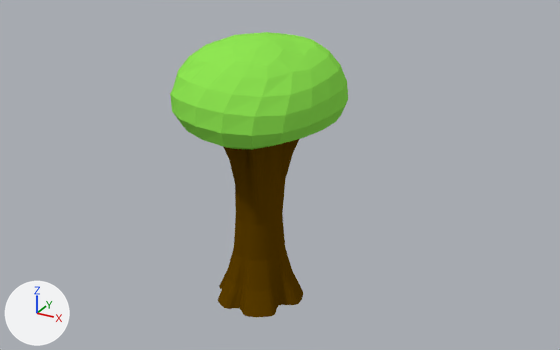
Two versions of the Blender file GlobalGameJam2019/Assets/Art/Models/Blend Files/Objects.blend, one commit apart.
Rendered twice from a camera (50 mm lens) standing at (7.73, -13.1, 7.13) and looking at (-0.46, 1.79, -0.32). The axes (+X, +Y, +Z) are drawn at lower left. The lights are the same throughout.

Objects in the first picture: 'Tree'.
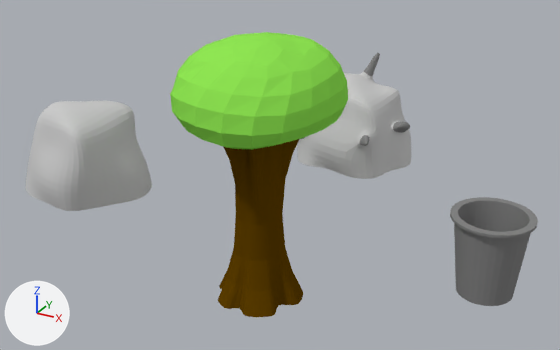
Pixel boxes [x1, y1, x2, y2] of what changed, in the pictures (560 x 350 px):
'Rock', added
    after: [25, 101, 152, 211]
'Ore', added
    after: [297, 53, 411, 179]
    faces in mat_rock (light grey #cbcbcb): [297, 72, 411, 179]
    faces in mat_metal (grey #848484): [301, 53, 410, 146]
'Trash', added
    after: [450, 197, 538, 306]

What changed in the scene script:
```text
Add mat_metal:
    mat_metal = diffuse_material('Metal')
    mat_metal.base_color = (0.232, 0.232, 0.232)  # grey #848484
Add mat_rock:
    mat_rock = diffuse_material('Rock')
    mat_rock.base_color = (0.598, 0.598, 0.598)  # light grey #cbcbcb
Add me_btrash_can:
    me_btrash_can.from_pydata(...)  # 288 vertices, 258 faces; spans x -0.78..0.78, y -0.91..0.71, z -0.79..0.77
    me_btrash_can.materials.append(mat_metal)  # grey #848484
Add me_rock:
    me_rock.from_pydata(...)  # 56 vertices, 54 faces; spans x -1.85..1.74, y -1.0..1.53, z -1.56..1.39
    me_rock.materials.append(mat_rock)  # light grey #cbcbcb
Add me_ore:
    me_ore.from_pydata(...)  # 92 vertices, 90 faces; spans x -1.94..1.74, y -1.0..1.94, z -1.54..1.79
    # faces by material slot: [65, 25]
    me_ore.materials.append(mat_rock)  # light grey #cbcbcb
    me_ore.materials.append(mat_metal)  # grey #848484
Add ob_trash:
    ob_trash = bpy.data.objects.new('Trash', me_btrash_can)
    ob_trash.location = (5.0, 0.0, 0.0)
    ob_trash.rotation_euler = (1.571, 0.0, 0.0)  # degrees (90, 0, 0)
Add ob_rock:
    ob_rock = bpy.data.objects.new('Rock', me_rock)
    ob_rock.location = (-5.0, 0.0, 0.0)
    ob_rock.rotation_euler = (1.571, 0.0, 0.0)  # degrees (90, 0, 0)
    _m = ob_rock.modifiers.new('Subsurf', 'SUBSURF')
Add ob_ore:
    ob_ore = bpy.data.objects.new('Ore', me_ore)
    ob_ore.location = (0.0, 5.0, 0.0)
    ob_ore.rotation_euler = (1.571, 0.0, 0.0)  # degrees (90, 0, 0)
    _m = ob_ore.modifiers.new('Subsurf', 'SUBSURF')
```
